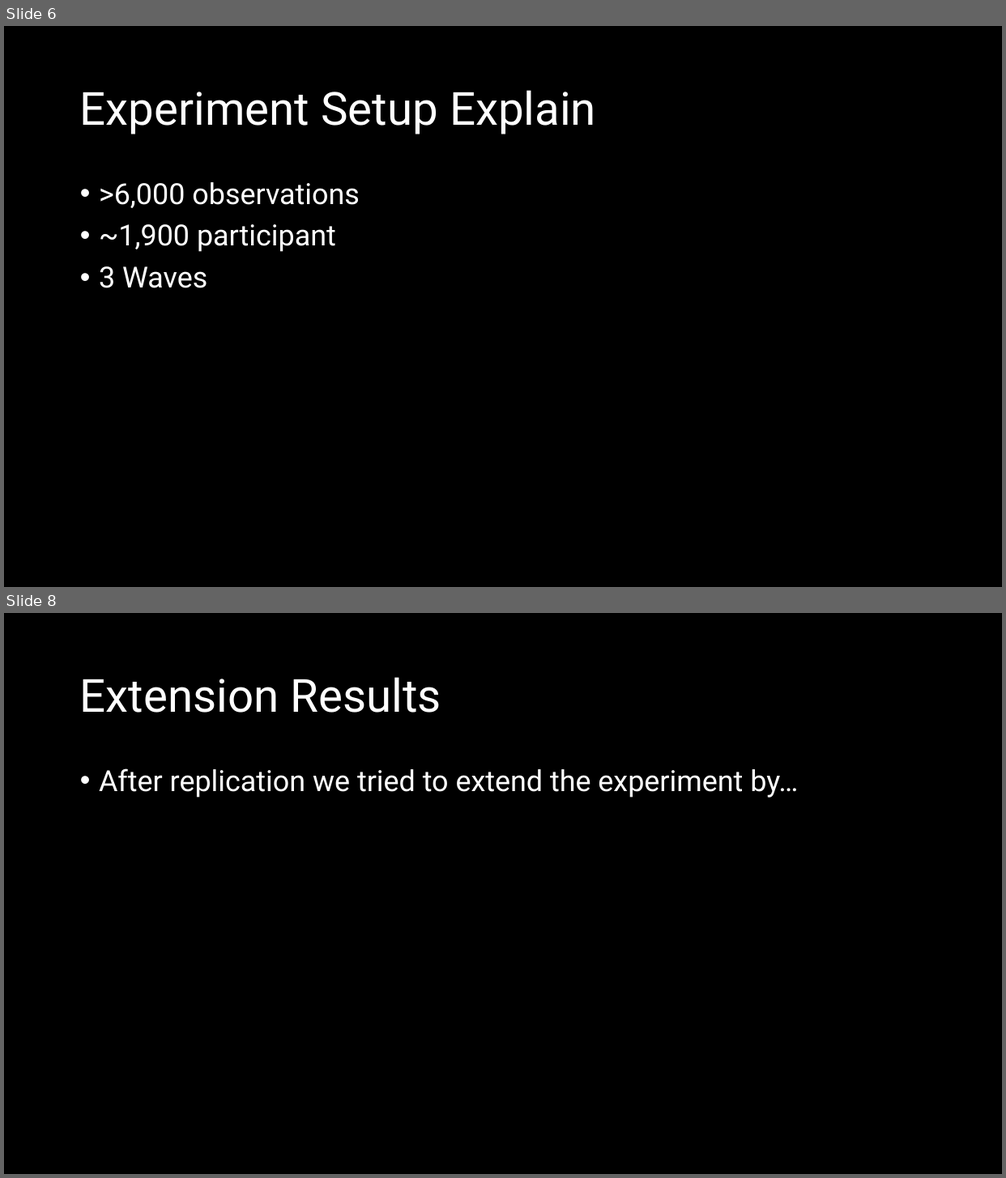
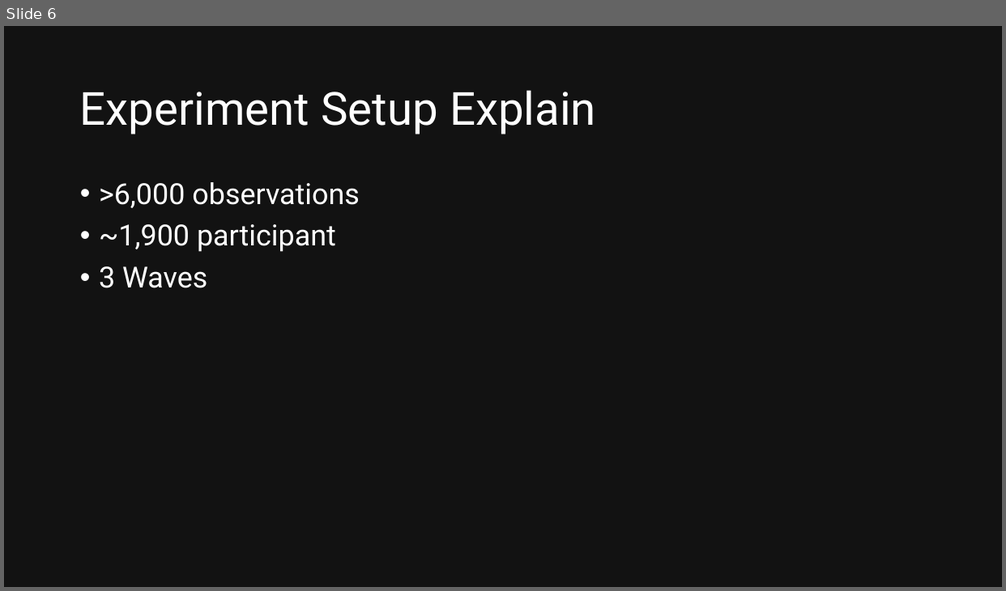
Before and after one commit to Nomandes/social_science_replication_good_news, a slide deck: replication_presentation.pptx. Shown one above the other, each under a label of ours: slides 6 and 8 before the commit, slide 6 after it; the slides between them are not shown. The pictures are 1006x1178 and 1006x591 pixels, drawn with LibreOffice and Linux fonts; fonts in the diff are those of the drawing. Boxes give left, top, right and bottom in pixels: in the first picture for what was removed or moved away, otherwise in the second. Text is boxed around its words. In the diff, an @@ line names an element or a change of style, - is before the commit and + after.

```diff
--- a/replication_presentation.pptx
+++ b/replication_presentation.pptx
@@ slide 8 removed at [4,613,1002,1174], background #000000 @@
@@ title removed at [80,677,441,713] @@
-Extension Results
@@ text removed at [99,769,798,798] @@
-• After replication we tried to extend the experiment by…
@@ slide 6 changed as well @@
@@ background #000000 to #121212 @@
```
Also in this commit, not shown: 4 other slides changed, 5 slides added, 2 other slides removed.
